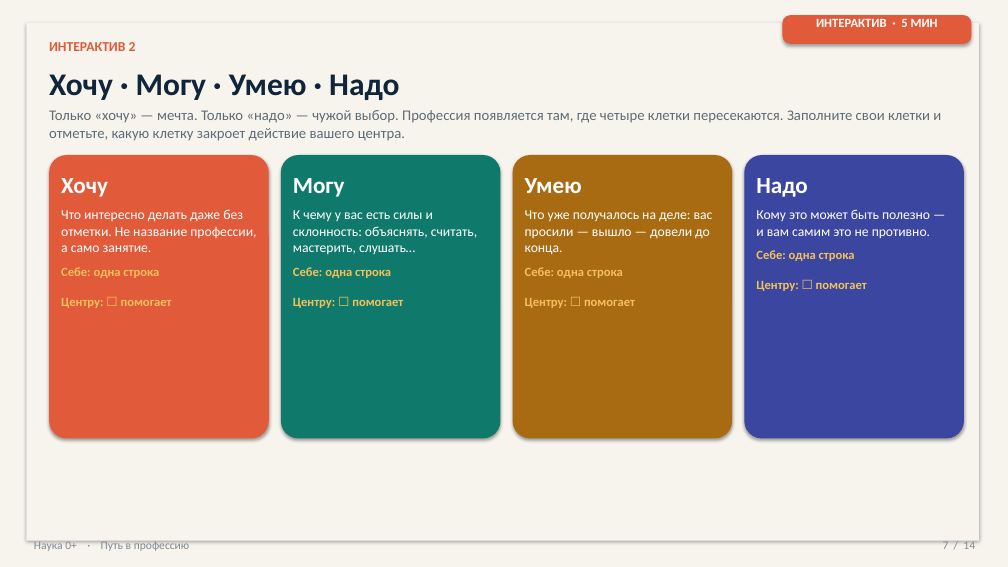
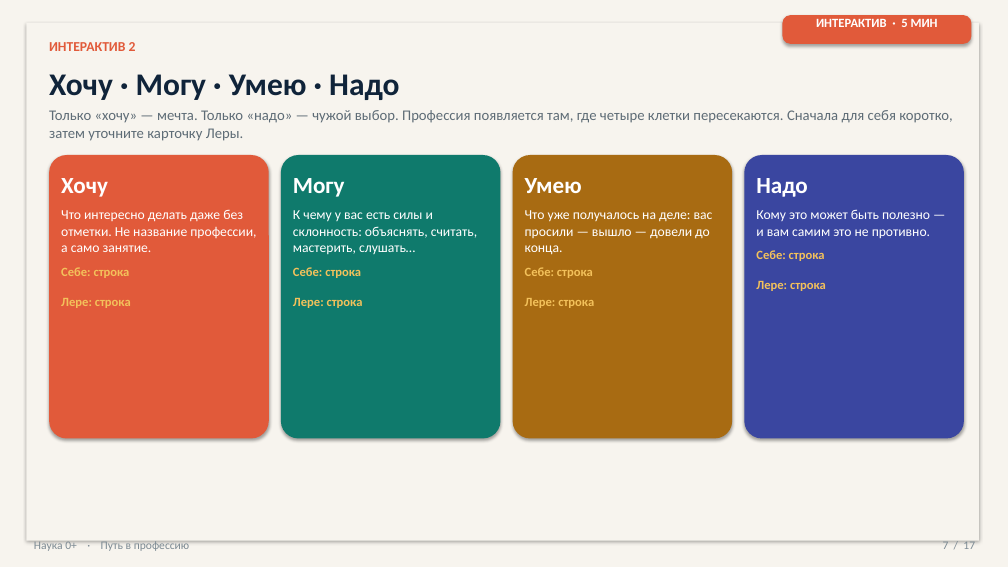
Before and after one commit to Sema917/-tourism, a slide deck: slide 7 of materials/Путь_в_профессию_презентация_60_минут.pptx. Drawn at 1008x567 pixels with LibreOffice and Linux fonts; fonts in the diff are those of the drawing; background and template pictures are left out; a plain dark background stands for a picture behind light text. Boxes give left, top, right and bottom in pixels: in the first picture for what was removed or moved away, otherwise in the second. Text is boxed around its words. In the diff, an @@ line names an element or a change of style, - is before the commit and + after.

```diff
--- a/materials/Путь_в_профессию_презентация_60_минут.pptx
+++ b/materials/Путь_в_профессию_презентация_60_минут.pptx
@@ text at (49,110,953,141): text changed @@
-Только «хочу» — мечта. Только «надо» — чужой выбор. Профессия появляется там, где четыре клетки пересекаются. Заполните свои клетки и отметьте, какую клетку закроет действие вашего центра.
+Только «хочу» — мечта. Только «надо» — чужой выбор. Профессия появляется там, где четыре клетки пересекаются. Сначала для себя коротко, затем уточните карточку Леры.
@@ text at (61,267,131,308): text changed @@
-Себе: одна строка
-Центру: ☐ помогает
+Себе: строка
+Лере: строка
@@ text at (293,267,363,308): text changed @@
-Себе: одна строка
-Центру: ☐ помогает
+Себе: строка
+Лере: строка
@@ text at (525,267,594,308): text changed @@
-Себе: одна строка
-Центру: ☐ помогает
+Себе: строка
+Лере: строка
@@ text at (756,250,826,291): text changed @@
-Себе: одна строка
-Центру: ☐ помогает
+Себе: строка
+Лере: строка
@@ text at (943,541,975,549): text changed @@
-7 / 14
+7 / 17
```
Also in this commit, not shown: 6 other slides changed, 10 slides added, 7 slides removed, 9 other files.
